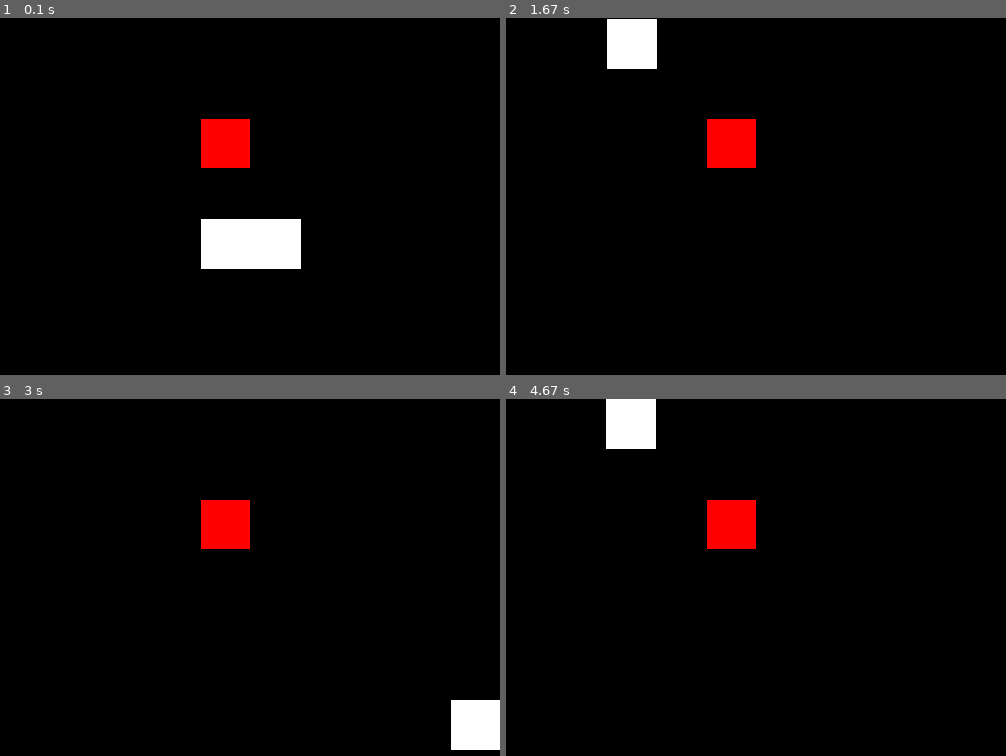
Above: before the commit, frames 1-4 (two rows, left to right).
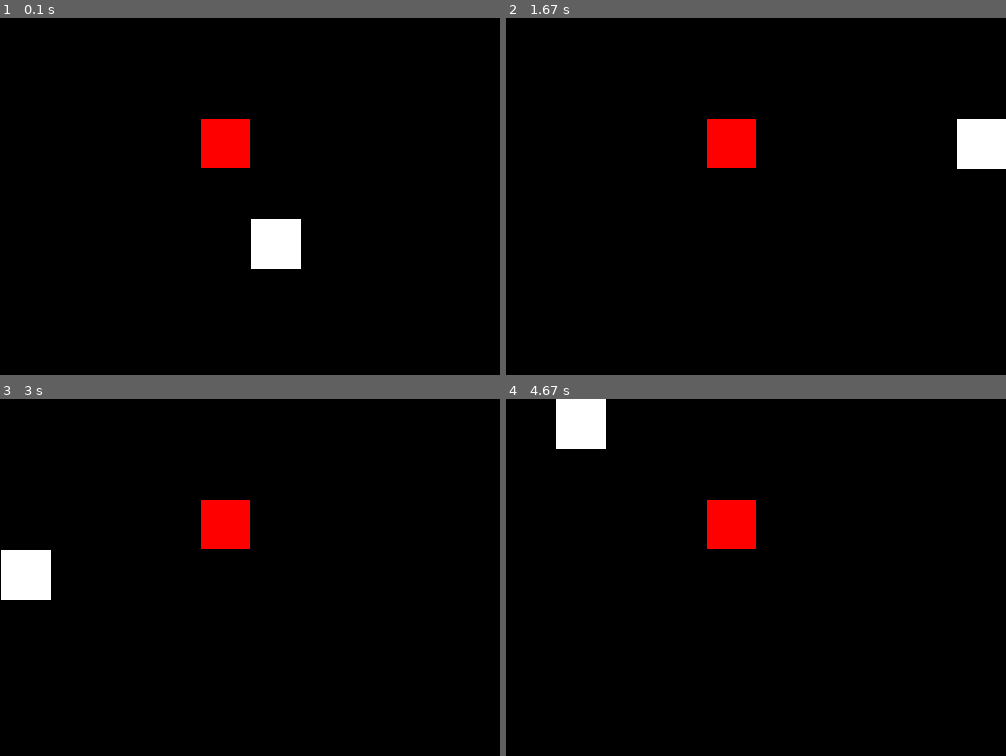
Above: after the commit, the same moments.

Repository: ElijahDoyle/NEAT-snake
Game: pygame game, started from main.py
The game is run twice, just before and just after one commit, with the same random seed, the same clock (stepped at 60 frames per second) and the same inputs.
Inputs:
- Up to frame 1 (0.1 s): no input
- Up to frame 2 (1.67 s): hold Right 0.33-0.8 s; hold Up 0.83-1.3 s; hold Right from 1.33 s (still down)
- Up to frame 3 (3 s): release Right at 1.83 s; hold Down from 2.43 s (still down)
- Up to frame 4 (4.67 s): release Down at 3.13 s; hold Left 3.17-3.73 s; tap Space at 3.23, 4.43 s; hold Right from 4.37 s (still down)

The runs differ from the first frame. In frame 1, 1.4% of the frame differs, in the area x 40-51%, y 56-71%; in frame 2, 2.8%; in frame 3, 2.8%; in frame 4, 2.8%, in the area x 10-30%, y 0-15%.

Commit message:
the simpleSnake is a much simpler version that kind of works

Diff:
--- /dev/null
+++ b/SimpleSnake.py
@@ -0,0 +1,238 @@
+import pygame
+from cube import Cube
+import math
+from randomSnack import randomSnack
+import neat
+import os
+
+class Snake(object):
+
+    def __init__(self, pos, color, sidelength):
+        self.pos = list(pos)
+        self.color = color
+        self.interval = sidelength
+        self.sidelength = sidelength
+        self.dirnx = 1
+        self.dirny = 0
+        self.head = Cube(self.pos, self.dirnx, self.dirny, self.sidelength, self.color)
+        self.body = [self.head]
+        self.body.append(Cube((self.pos[0] - self.interval, self.pos[1]), self.dirnx, self.dirny, self.sidelength, self.color))
+        self.turns = {}
+        self.numberOfTurns = 50
+        self.initialSnackDistance = -1
+        self.colliding = False
+        #self.body.append(
+            #Cube((self.pos[0] - self.interval, self.pos[1]), self.dirnx, self.dirny, self.sidelength, self.color))
+
+    def move(self, NNoutputs):
+        currentpos = tuple(self.head.pos)
+        self.numberOfTurns -= 1
+        # left
+        if NNoutputs[0] == max(NNoutputs):
+            self.dirnx = 1
+            self.dirny = 0
+            self.turns[currentpos] = [self.dirnx, self.dirny]
+        # right
+        elif NNoutputs[1] == max(NNoutputs):
+            self.dirnx = -1
+            self.dirny = 0
+            self.turns[currentpos] = [self.dirnx, self.dirny]
+
+        elif NNoutputs[2] == max(NNoutputs):
+            self.dirnx = 0
+            self.dirny = -1
+            self.turns[currentpos] = [self.dirnx, self.dirny]
+
+        elif NNoutputs[3] == max(NNoutputs):
+            self.dirnx = 0
+            self.dirny = 1
+            self.turns[currentpos] = [self.dirnx, self.dirny]
+
+        for i, c in enumerate(self.body):
+            p = tuple(c.pos)
+            if (self.body[0].pos[0], self.body[0].pos[1]) == p and i != 0:
+                self.colliding = True
+
+            if p in self.turns:
+                turn = self.turns[p]
+                c.move(turn[0],
+                       turn[1])  # turn[0] and turn[0] act as dirnx and dirny and the interval is how mch it will move
+                if i == len(self.body) - 1:  # if its the last cube, it removes the turn from the dictionary
+                    self.turns.pop(p)
+            else:
+                c.move(c.dirnx, c.dirny)
+
+    def draw(self, surface):
+        for cube in self.body:
+            cube.draw(surface)
+
+    def addCube(self):
+        tail = self.body[-1]
+        dx, dy = tail.dirnx, tail.dirny
+
+        if dx == 1 and dy == 0:
+            self.body.append(Cube((tail.pos[0] - self.interval, tail.pos[1]), dx, dy, self.sidelength, self.color))
+        elif dx == -1 and dy == 0:
+            self.body.append(Cube((tail.pos[0] + self.interval, tail.pos[1]), dx, dy, self.sidelength, self.color))
+        elif dx == 0 and dy == 1:
+            self.body.append(Cube((tail.pos[0], tail.pos[1] - self.interval), dx, dy, self.sidelength, self.color))
+        elif dx == 0 and dy == -1:
+            self.body.append(Cube((tail.pos[0], tail.pos[1] + self.interval), dx, dy, self.sidelength, self.color))
+
+class snakeSenses():
+    def __init__(self, snake, snack, width, interval, surface, rows):
+        self.snake = snake
+        self.snack = snack
+        self.width = width
+        self.interval = interval
+        self.surface = surface
+        self.color = (0, 0, 255)
+        self.snackColor = (0,255,100)
+        self.snackInSight = False
+        self.rows = rows
+
+
+    def distanceBetween(self, pos1, pos2):
+        dist = math.sqrt((pos1[0] - pos2[0]) ** 2 + (pos1[1] - pos2[1]) ** 2)
+        return dist
+
+    def see(self):
+        upSafe = 0
+        downSafe = 0
+        leftSafe = 0
+        rightSafe = 0
+        currentPos = self.snake.head.pos
+        xDiff = currentPos[0] - self.snack.pos[0]
+        yDiff = currentPos[1] - self.snack.pos[1]
+        snackAngle = math.atan2(yDiff,xDiff)
+        normalizedAngle = (snackAngle - 0) * (1 - 0) / (2 * math.pi)
+
+        for i, c in enumerate(self.snake.body):
+            p = tuple(c.pos)
+            if currentPos[0] + self.interval == p:
+                rightSafe = 1
+            if currentPos[0] - self.interval == p:
+                leftSafe = 1
+            if currentPos[1] + self.interval == p:
+                downSafe = 1
+            if currentPos[1] - self.interval == p:
+                upSafe = 1
+
+        if currentPos[0] + self.interval > self.width:
+            rightSafe = 1
+        if currentPos[0] - self.interval < 0:
+            leftSafe = 1
+        if currentPos[1] + self.interval > self.width:
+            downSafe = 1
+        if currentPos[1] - self.interval < 0:
+            upSafe = 1
+        return (rightSafe, leftSafe, upSafe, downSafe, normalizedAngle)
+
+def eval_genomes(genomes, config):
+    rows = 10
+    width = 500
+    height = 500
+    shownSnake = 0
+    #time for neat stuff
+    nets = []
+    ge = []
+    snakeList = []
+    snacks = []
+    for genome_id, genome in genomes:
+        genome.fitness = 0
+        net = neat.nn.FeedForwardNetwork.create(genome, config)
+        nets.append(net)
+        ge.append(genome)
+        snakeList.append(Snake([201, 201], (255, 255, 255), width // rows))
+
+    pygame.init()
+    fps = 15
+    delayTime = 100
+    clock = pygame.time.Clock()
+
+
+
+    for i, snake in enumerate(snakeList):
+        snack = Cube(randomSnack(rows, snake, width // rows), 0, 0, width // rows - 1, color=(255, 0, 0), layer=i)
+        snacks.append(snack)
+
+    screen = pygame.display.set_mode((width, height))
+    running = True
+
+    while running:
+        for event in pygame.event.get():
+            if event.type == pygame.QUIT:
+                pygame.quit()
+                running = False
+
+        screen.fill((0, 0, 0))
+
+        for i, snake in enumerate(snakeList):
+
+            if snake.body[0].pos == snacks[i].pos:
+                ge[i].fitness += 7
+                #ge[i].fitness -= 1/snake.numberOfTurns
+                snake.addCube()
+                newSnack = Cube(randomSnack(rows, snake, width // rows), 0, 0, width // rows - 1, color=(255, 0, 0), layer=i)
+                snacks[i] = newSnack
+                snake.numberOfTurns += 55
+            if snack.layer == 1:
+                snack.draw(screen)
+
+            snakeInputs = snakeSenses(snake, snacks[i], width, width // rows, screen, rows)
+            inputs = snakeInputs.see()
+            outputs = nets[i].activate(inputs)
+            snake.move(outputs)
+
+            if snake.colliding:
+                ge[i].fitness -= 1
+                ge.pop(i)
+                nets.pop(i)
+                snakeList.pop(i)
+                snacks.pop(i)
+
+            elif snake.head.pos[0] < 0 or snake.head.pos[0] > width or snake.head.pos[1] < 0 or snake.head.pos[1] > width:
+                ge[i].fitness -= 1
+                ge.pop(i)
+                nets.pop(i)
+                snakeList.pop(i)
+                snacks.pop(i)
+
+            elif snake.numberOfTurns <= 0:
+                ge[i].fitness -= -2
+                ge.pop(i)
+                nets.pop(i)
+                snakeList.pop(i)
+                snacks.pop(i)
+            else:
+                ge[i].fitness += 0.1
+
+
+        if len(snakeList) > 0:
+            fitnessess = []
+            for genome in (ge):
+                fitnessess.append(genome.fitness)
+            bestSnake = fitnessess.index(max(fitnessess))
+            snacks[bestSnake].draw(screen)
+            snakeList[bestSnake].draw(screen)
+
+        else:
+            running = False
+        pygame.display.update()
+        pygame.time.delay(delayTime)
+        clock.tick(fps)
+
+def run(config_path):
+    config = neat.Config(neat.DefaultGenome, neat.DefaultReproduction,
+                         neat.DefaultSpeciesSet, neat.DefaultStagnation,
+                         config_path)
+    popu = neat.Population(config)
+    stats = neat.StatisticsReporter()
+    popu.add_reporter(stats)
+    popu.add_reporter(neat.StdOutReporter(True))
+    winner = popu.run(eval_genomes, 100)
+
+if __name__ == '__main__':
+    local_dir = os.path.dirname(__file__)
+    configu_path = os.path.join(local_dir, 'simpleSnake-Config')
+    run(configu_path)
--- a/SnakeNN.py
+++ b/SnakeNN.py
@@ -38,8 +38,8 @@
         snakeList.append(Snake([201, 201], (255, 255, 255), width // rows))
 
     pygame.init()
-    fps = 15
-    delayTime = 20
+    fps = 5
+    delayTime = 100
     clock = pygame.time.Clock()
 
 
@@ -99,14 +99,13 @@
 
             dead = False
             for x in range(len(snake.body)):
-                if snake.body[x].pos in list(map(lambda z: z.pos, snake.body[x + 1:])) and not dead:
-                    dead = True
+                if snake.body[x].pos in list(map(lambda z: z.pos, snake.body[x + 1:])):
                     ge[i].fitness -= 1
                     ge.pop(i)
                     nets.pop(i)
                     snakeList.pop(i)
                     snacks.pop(i)
-                    #print(str(i) + "has died")
+                    print(str(i) + "has died")
                     break
 
             if snake.head.pos[0] < 0 or snake.head.pos[0] > width or snake.head.pos[1] < 0 or snake.head.pos[1] > width and not dead:
@@ -160,5 +159,5 @@
 
 if __name__ == '__main__':
     local_dir = os.path.dirname(__file__)
-    configu_path = os.path.join(local_dir, 'Config-HW')
+    configu_path = os.path.join(local_dir, 'SnakeNN-Config')
     run(configu_path)
--- a/main.py
+++ b/main.py
@@ -6,7 +6,7 @@
 from snakeSense import *
 
 pygame.init()
-fps = 10
+fps = 5
 clock = pygame.time.Clock()
 rows = 10
 width = 500
@@ -28,18 +28,27 @@
     player.move()
     player.draw(screen)
     senses = snakeSenses(player, snack, width, width // rows, screen, rows)
-    print(senses.snakeVision())
     #senses.drawVision()
-    pygame.display.update()
-    for x in range(len(player.body)):
+
+
+    '''for x in range(len(player.body)):
         if player.body[x].pos in list(map(lambda z: z.pos, player.body[x + 1:])):
             print('Score: ', len(player.body))
             pygame.time.delay(1000)
             player.reset((1, 1))
-            break
+            break'''
+
+    if player.colliding:
+        pygame.time.delay(1000)
+        print('Score: ', len(player.body))
+        player.reset((1, 1))
+        player.colliding = False
+
     if player.head.pos[0] < 0 or player.head.pos[0] > width or player.head.pos[1] < 0 or player.head.pos[1] > width:
         pygame.time.delay(1000)
         print('Score: ', len(player.body))
         player.reset((1, 1))
-    pygame.time.delay(50)
+
+    pygame.display.update()
+    pygame.time.delay(100)
     clock.tick(fps)
--- a/snake.py
+++ b/snake.py
@@ -14,7 +14,7 @@
         self.dirny = 0
         self.head = Cube(self.pos, self.dirnx, self.dirny, self.sidelength, self.color)
         self.body.append(self.head)
-        self.body.append(Cube((self.pos[0] - self.interval, self.pos[1]), self.dirnx, self.dirny, self.sidelength, self.color))
+        self.colliding = False
 
     def move(self):
         for event in pygame.event.get():
@@ -52,7 +52,9 @@
 
         for i, c in enumerate(self.body):
             p = tuple(c.pos)
-            if p in self.turns:
+            if (self.body[0].pos[0], self.body[0].pos[1]) == p and i != 0:
+                self.colliding = True
+            elif p in self.turns:
                 turn = self.turns[p]
                 c.move(turn[0], turn[1]) # turn[0] and turn[0] act as dirnx and dirny and the interval is how mch it will move
                 if i == len(self.body) - 1:  # if its the last cube, it removes the turn from the dictionary
--- a/snake4NN.py
+++ b/snake4NN.py
@@ -22,22 +22,22 @@
         currentpos = tuple(self.head.pos)
         self.numberOfTurns-=1
         # left
-        if NNoutputs[0] == max(NNoutputs) and self.dirnx != -1:
+        if NNoutputs[0] == max(NNoutputs):
             self.dirnx = 1
             self.dirny = 0
             self.turns[currentpos] = [self.dirnx, self.dirny]
         # right
-        elif NNoutputs[1] == max(NNoutputs) and self.dirnx != 1:
+        elif NNoutputs[1] == max(NNoutputs):
             self.dirnx = -1
             self.dirny = 0
             self.turns[currentpos] = [self.dirnx, self.dirny]
 
-        elif NNoutputs[2] == max(NNoutputs) and self.dirny != 1:
+        elif NNoutputs[2] == max(NNoutputs):
             self.dirnx = 0
             self.dirny = -1
             self.turns[currentpos] = [self.dirnx, self.dirny]
 
-        elif NNoutputs[3] == max(NNoutputs) and self.dirny != -1:
+        elif NNoutputs[3] == max(NNoutputs):
             self.dirnx = 0
             self.dirny = 1
             self.turns[currentpos] = [self.dirnx, self.dirny]
Renamed: Config-HW -> SnakeNN-Config
Not shown, added: simpleSnake-Config
